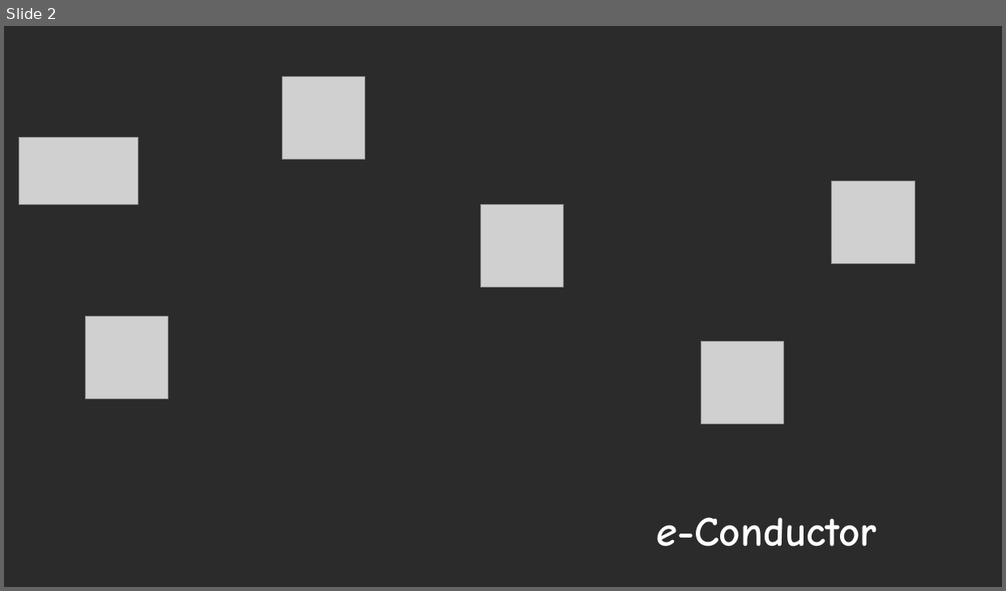
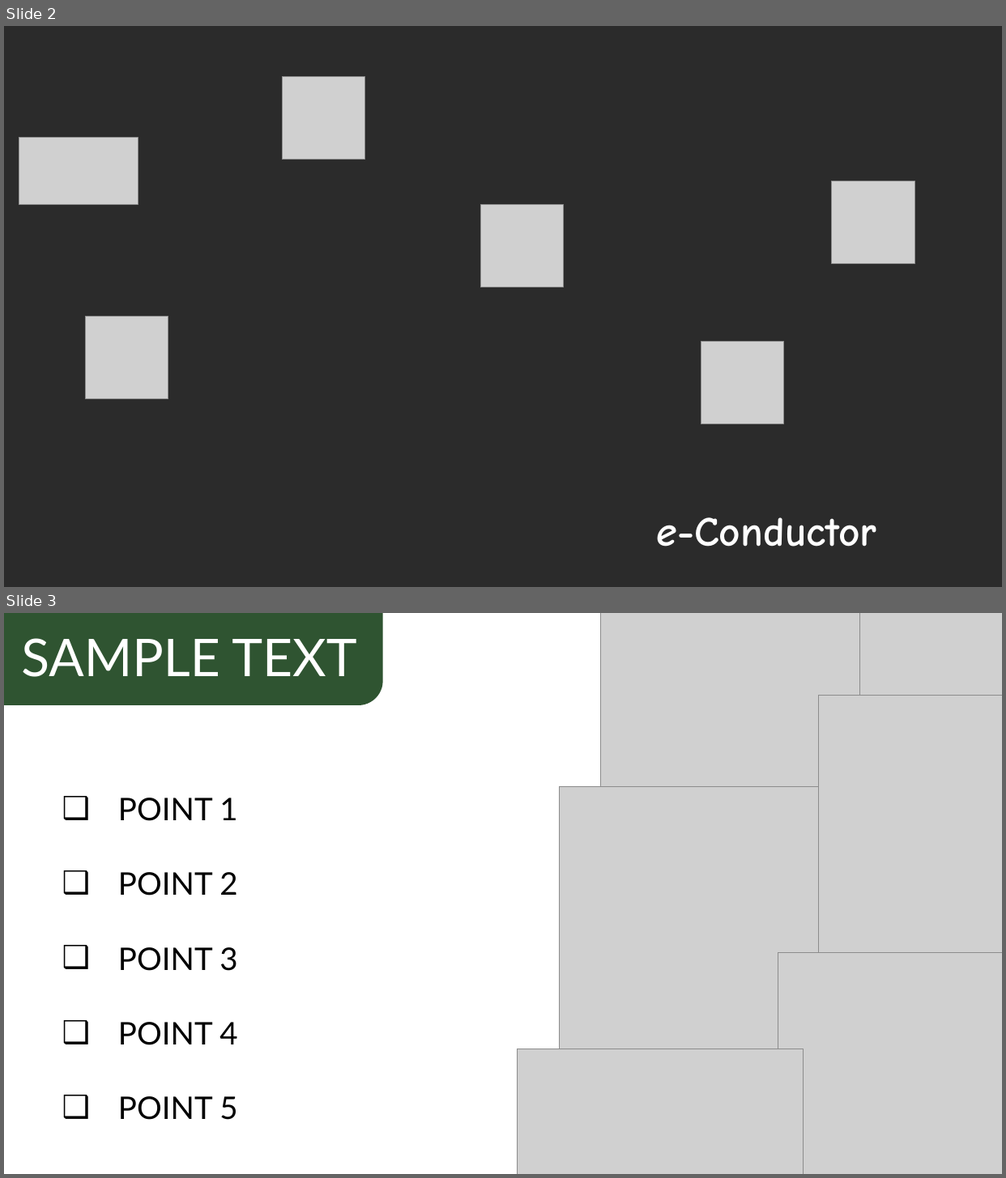
Before and after one commit to cepdnaclk/e20-co227-e-Conductor, a slide deck: Proposal/eConductor.pptx. Shown one above the other, each under a label of ours: slide 2 before the commit, slides 2 and 3 after it. The pictures are 1006x591 and 1006x1178 pixels, drawn with LibreOffice and Linux fonts; fonts in the diff are those of the drawing; grey boxes stand for pictures; background and template pictures are left out; a plain dark background stands for a picture behind light text. Boxes give left, top, right and bottom in pixels: in the first picture for what was removed or moved away, otherwise in the second. Text is boxed around its words. In the diff, an @@ line names an element or a change of style, - is before the commit and + after.

```diff
--- a/Proposal/eConductor.pptx
+++ b/Proposal/eConductor.pptx
@@ slide 3 added at [4, 613, 1002, 1174], background #FFFFFF @@
@@ round diag rect added at [4, 613, 383, 705], fill #2F5431 @@
@@ picture added at [601, 613, 887, 796] @@
@@ picture added at [860, 613, 1002, 705] @@
@@ text added at [21, 638, 356, 677], 50 pt, text #FFFFFF @@
+SAMPLE TEXT
@@ picture added at [819, 696, 1002, 968] @@
@@ text added at [118, 798, 237, 1120], 30 pt, text #000000 @@
+❑ POINT 1
+❑ POINT 2
+❑ POINT 3
+❑ POINT 4
+❑ POINT 5
@@ picture added at [560, 786, 846, 1059] @@
@@ picture added at [778, 953, 1002, 1174] @@
@@ picture added at [518, 1050, 803, 1174] @@
```
Also in this commit, not shown: 8 other slides added, 1 slide removed.
